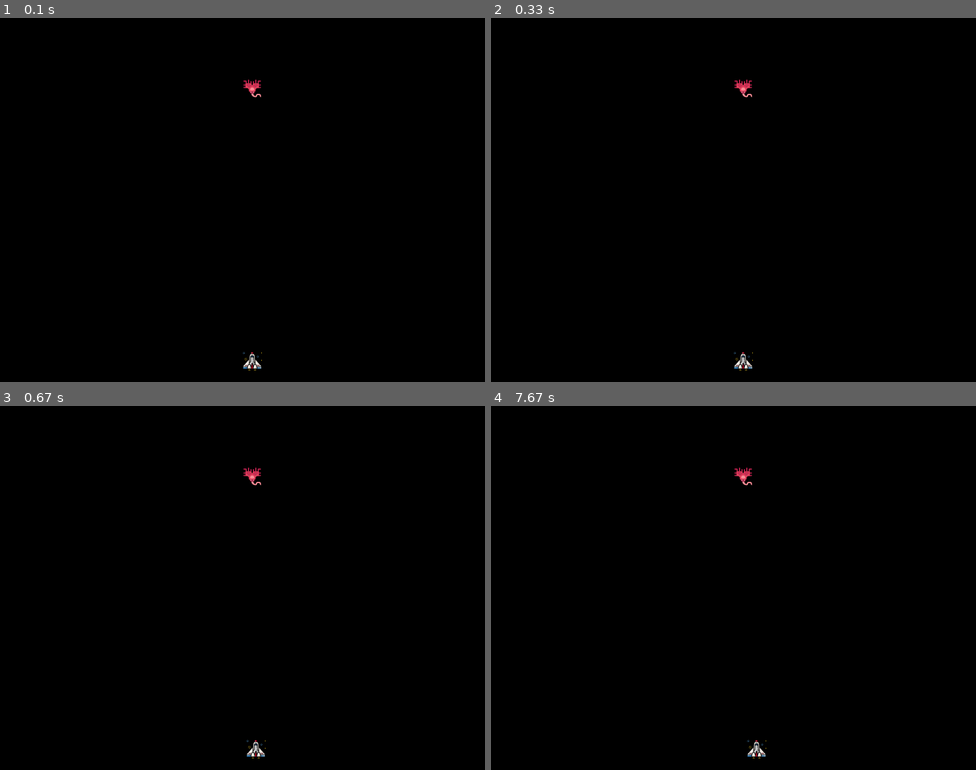
Above: before the commit, frames 1-4 (two rows, left to right).
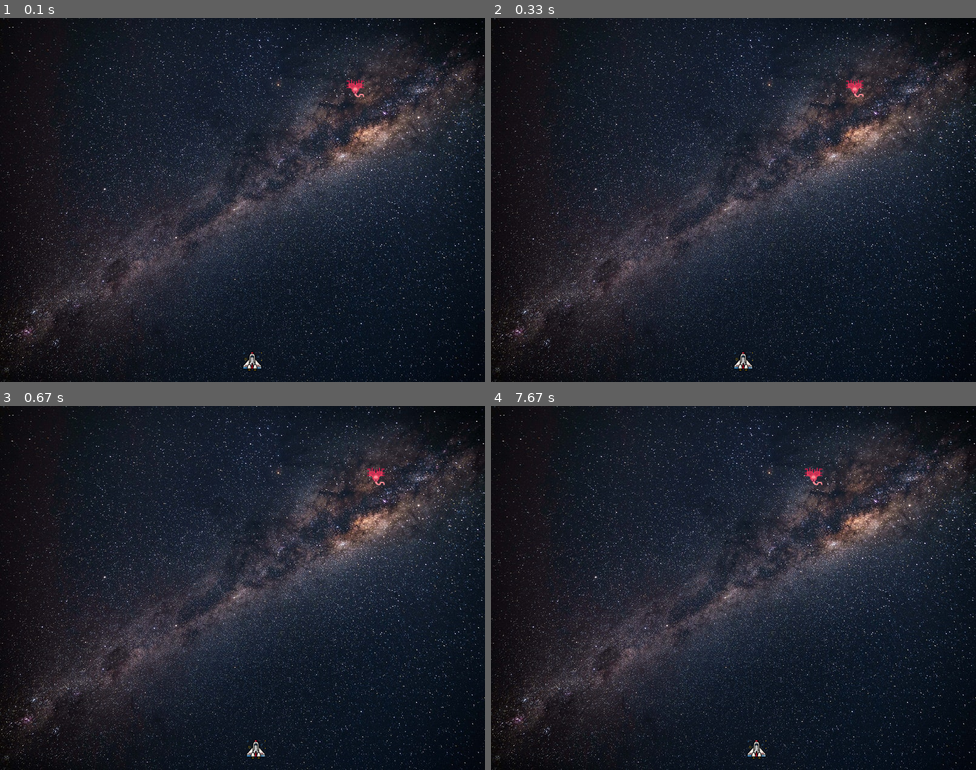
Above: after the commit, the same moments.

Repository: araina29/Pygame---Alien-Game
Game: pygame game, started from main.py
Same seed, same stepped clock (60 frames per second), same inputs: the game is played once before the commit and once after it.
Inputs:
- Up to frame 1 (0.1 s): no input
- Up to frame 2 (0.33 s): no input
- Up to frame 3 (0.67 s): hold Right from 0.33 s (still down)
- Up to frame 4 (7.67 s): release Right at 0.8 s; hold Right 0.83-1.3 s; hold Left 1.33-1.87 s; hold Left 1.9-2.3 s; hold Right 2.33-2.97 s; hold Left 3-3.47 s; hold Right 3.5-3.97 s; hold Right 4-4.47 s; hold Left 4.5-5.03 s; hold Left 5.07-5.47 s; hold Right 5.5-6.13 s; hold Left 6.17-6.63 s; hold Right 6.67-7.13 s; hold Right 7.17-7.63 s

The runs differ from the first frame. In frame 1, 86% of the frame differs, in the area x 0-100%, y 0-100%; in frame 2, 86%; in frame 3, 86%; in frame 4, 86%.

Commit message:
Added bg image and enemy movements and functions

Diff:
--- a/main.py
+++ b/main.py
@@ -1,5 +1,5 @@
 import pygame
-
+import random
 #initializing the pygame module
 pygame.init()
 
@@ -21,13 +21,16 @@
     screen.blit(imagep,(x_1,y_1))
 
 imagee = pygame.image.load('alien.png')
-x_2 = 400
-y_2 = 100
-changee = 0
+x_2 = random.randint(0,800)
+y_2 = random.randint(50,150)
+changeex = 1
+changeey = 40
 #showing enemy one on the screen
 def enemy(x_1,y_1):
     screen.blit(imagee,(x_1,y_1))
 
+#Background
+bg = pygame.image.load("bg.jpg")
 
 #The game loop and used for closing the window
 program_run = True
@@ -47,14 +50,25 @@
             if event.key == pygame.K_LEFT or pygame.K_RIGHT:
                 changep = 0 # changing the movement to 0
 
+
     #RGB -- Red, Green ,BLue
     screen.fill((0,0,0))
+    # Background image
+    screen.blit(bg,(0,0))
     # Leading to movement
     x_1 += changep
     if x_1 == 30 :
         x_1 = 30
     elif x_1 >= 770:
         x_1 = 770
+    #Enemy movement
+    x_2 += changeex # moving the enemy
+    if x_2 == 30 :
+        changeex = 1
+        y_2 += changeey #lowering the enemy by 0.3
+    elif x_2 >= 770:
+         changeex = -1
+
 
     player(x_1,y_1)
     enemy(x_2,y_2)
Binary file added: bg.jpg
